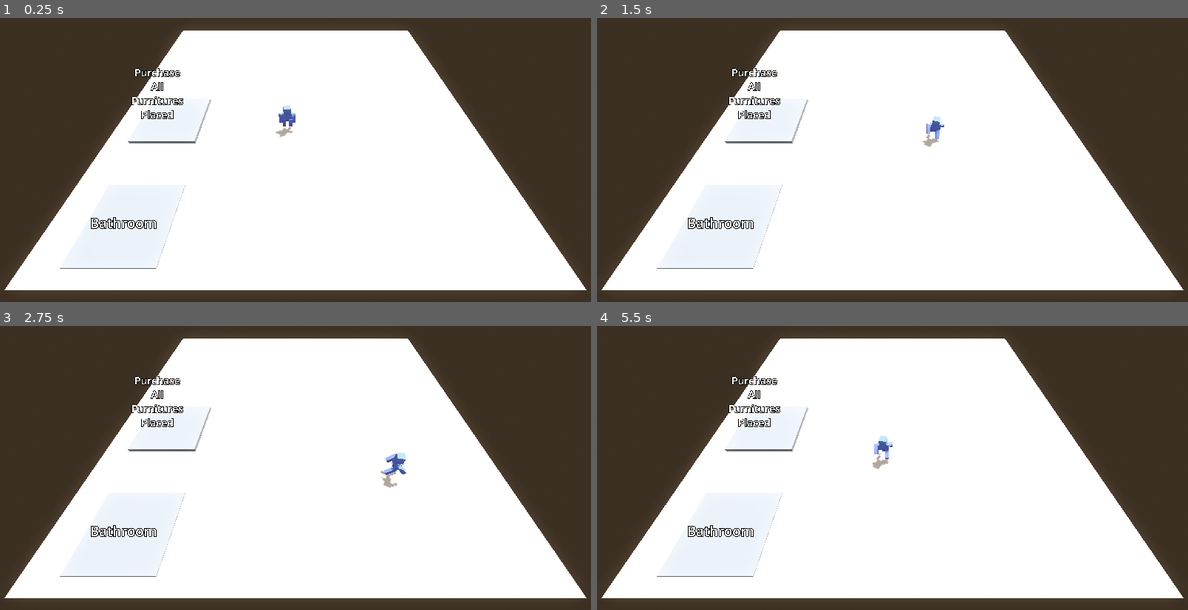
Above: before the commit, frames 1-4 (two rows, left to right).
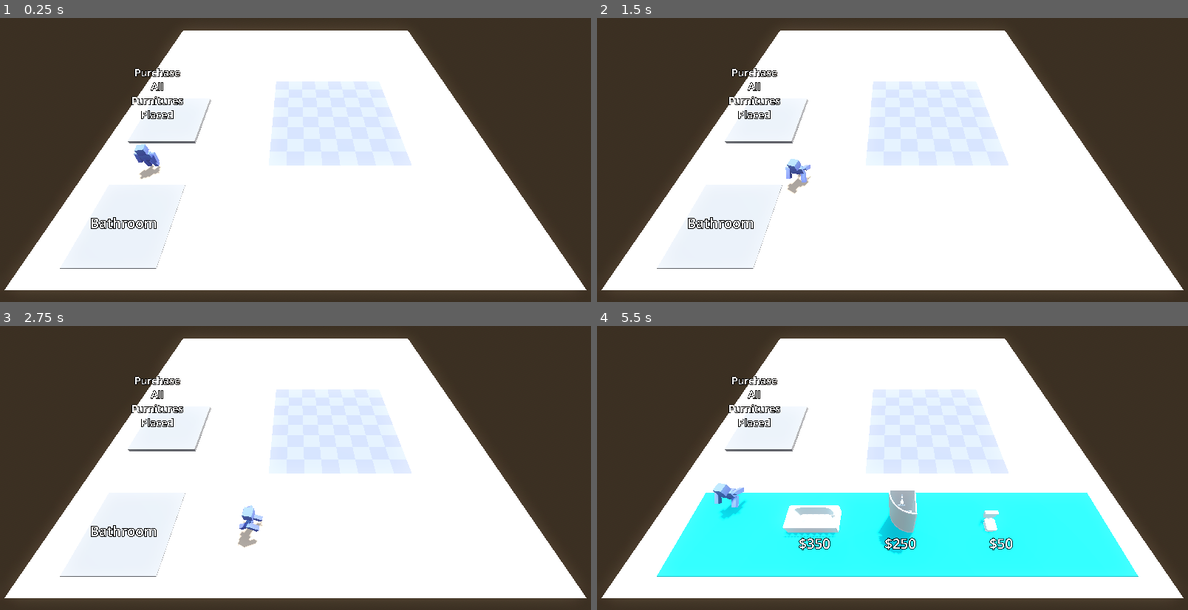
Above: after the commit, the same moments.

Repository: CamComDuck/HotelPrototype
Game: Godot game, scene res://room_builder/room_builder.tscn
The game is run twice, just before and just after one commit, with the same random seed, the same clock (stepped at 60 frames per second) and the same inputs. Sound files missing from this copy of the repository are replaced by a short silence.
Inputs:
- Up to frame 1 (0.25 s): no input
- Up to frame 2 (1.5 s): hold D (move_right) 0.53-1.28 s; tap E (interact_primary) at 0.6 s; hold S (move_back) from 1.28 s (still down); tap R (interact_secondary) at 1.35 s
- Up to frame 3 (2.75 s): release S (move_back) at 2.03 s; hold D (move_right) from 2.03 s (still down); tap E (interact_primary) at 2.1 s
- Up to frame 4 (5.5 s): release D (move_right) at 2.78 s; hold W (move_forward) 2.78-3.53 s; tap R (interact_secondary) at 2.85, 4.35 s; hold A (move_left) 3.53-5.03 s; tap E (interact_primary) at 3.6, 5.1 s; hold S (move_back) from 5.03 s (still down)

The runs differ from the first frame. In frame 1, 5.2% of the frame differs, in the area x 22-70%, y 22-57%; in frame 2, 5.1%; in frame 3, 5.4%; in frame 4, 26%, in the area x 10-92%, y 22-89%.

Commit message:
Add tiles that highlight when player walks on it while holding a furniture

Diff:
--- a/project/character/character.gd
+++ b/project/character/character.gd
@@ -8,6 +8,7 @@
 
 var interacting_furniture : Furniture
 var carrying_furniture : Furniture
+var current_tile : Tile
 var last_direction : Vector3
 var allow_movement := true
 
@@ -21,11 +22,22 @@
 	if allow_movement:
 		handle_movement(delta)
 
+	print(current_tile)
+
 	if shape_cast.is_colliding():
 		if shape_cast.get_collider(0) is Furniture:
 			interacting_furniture = shape_cast.get_collider(0)
+		elif shape_cast.get_collider(0) is Tile and carrying_furniture != null:
+			if not shape_cast.get_collider(0).has_furniture:
+				if current_tile != shape_cast.get_collider(0) and current_tile != null:
+					current_tile.toggle_indicator(false)
+				current_tile = shape_cast.get_collider(0)
+				current_tile.toggle_indicator(true)
 	else:
 		interacting_furniture = null
+		if current_tile != null:
+			current_tile.toggle_indicator(false)
+			current_tile = null
 
 	if Input.is_action_just_pressed("interact_primary"):
 		if interacting_furniture != null and carrying_furniture == null:
--- a/project/character/character.tscn
+++ b/project/character/character.tscn
@@ -11,7 +11,7 @@
 
 [sub_resource type="CapsuleShape3D" id="CapsuleShape3D_2pw6n"]
 radius = 1.5
-height = 5.0
+height = 8.0
 
 [node name="Character" type="CharacterBody3D"]
 script = ExtResource("1_koq2w")
@@ -35,14 +35,16 @@
 shape = SubResource("CapsuleShape3D_2pw6n")
 target_position = Vector3(0, 0, 0)
 max_results = 1
+collision_mask = 2
+collide_with_areas = true
 debug_shape_custom_color = Color(0.929412, 0.988235, 0, 1)
 
 [node name="PickUpSound" type="AudioStreamPlayer3D" parent="."]
 stream = ExtResource("3_x764o")
-volume_db = 10.0
+volume_db = 20.0
 max_db = 6.0
 
 [node name="PlaceSound" type="AudioStreamPlayer3D" parent="."]
 stream = ExtResource("4_npycy")
-volume_db = 5.0
+volume_db = 20.0
 max_db = 5.0
--- a/project/furniture/furniture.tscn
+++ b/project/furniture/furniture.tscn
@@ -5,6 +5,8 @@
 [sub_resource type="BoxShape3D" id="BoxShape3D_ogslf"]
 
 [node name="Furniture" type="StaticBody3D"]
+collision_layer = 3
+collision_mask = 3
 script = ExtResource("1_2iu03")
 
 [node name="PriceLabel" type="Label3D" parent="."]
--- a/project/room_builder/room_builder.gd
+++ b/project/room_builder/room_builder.gd
@@ -72,6 +72,7 @@
 				print("Money Left: $" + str(money))
 				print()
 			print("Now going to Hotel scene [Prototype Ends Here]")
+			$PurchaseSound.play()
 
 		else:
 			print("No furniture items to buy")
@@ -80,3 +81,7 @@
 
 func _on_character_deleting_furniture(furniture_deleted: Furniture) -> void:
 	placed_furnitures.erase(furniture_deleted)
+
+
+func _on_background_music_finished() -> void:
+	$BackgroundMusic.play()
--- a/project/room_builder/room_builder.tscn
+++ b/project/room_builder/room_builder.tscn
@@ -8,6 +8,8 @@
 [ext_resource type="Resource" uid="uid://cieulahri8b0c" path="res://furniture/types/shower.tres" id="5_vgsup"]
 [ext_resource type="Resource" uid="uid://osi403f6j0oo" path="res://furniture/types/bathtub.tres" id="7_p7hpa"]
 [ext_resource type="AudioStream" uid="uid://dpn41ia4c0xjh" path="res://music/Casual - Store (Loop_01).wav" id="8_edarg"]
+[ext_resource type="AudioStream" uid="uid://c2dix1qes0vmp" path="res://sounds/purchase/coins.wav" id="8_o6cl5"]
+[ext_resource type="PackedScene" uid="uid://dpvgdt2vvt7el" path="res://room_builder/tile.tscn" id="10_l3nbf"]
 
 [sub_resource type="ProceduralSkyMaterial" id="ProceduralSkyMaterial_2odo8"]
 sky_horizon_color = Color(0.64625, 0.65575, 0.67075, 1)
@@ -56,7 +58,7 @@
 shape = SubResource("BoxShape3D_bqaj3")
 
 [node name="Character" parent="." instance=ExtResource("2_momfj")]
-transform = Transform3D(1, 0, 0, 0, 1, 0, 0, 0, 1, 0, 1.79735, 0)
+transform = Transform3D(1, 0, 0, 0, 1, 0, 0, 0, 1, -36.4521, 1.79735, 15.2325)
 
 [node name="Camera3D" type="Camera3D" parent="."]
 transform = Transform3D(1, 0, 0, 0, 0.592013, 0.805928, 0, -0.805928, 0.592013, 2.5, 50, 49.895)
@@ -129,13 +131,67 @@
 font_size = 600
 outline_size = 127
 
+[node name="PurchaseSound" type="AudioStreamPlayer" parent="."]
+stream = ExtResource("8_o6cl5")
+
 [node name="BackgroundMusic" type="AudioStreamPlayer" parent="."]
 stream = ExtResource("8_edarg")
-volume_db = -2.5
+volume_db = -20.0
 autoplay = true
+
+[node name="Tiles" type="Node3D" parent="."]
+
+[node name="Tile1" parent="Tiles" instance=ExtResource("10_l3nbf")]
+transform = Transform3D(1, 0, 0, 0, 1, 0, 0, 0, 1, 0, 0.67452, 0)
+
+[node name="Tile2" parent="Tiles" instance=ExtResource("10_l3nbf")]
+transform = Transform3D(1, 0, 0, 0, 1, 0, 0, 0, 1, 0, 0.675, 10)
+
+[node name="Tile3" parent="Tiles" instance=ExtResource("10_l3nbf")]
+transform = Transform3D(1, 0, 0, 0, 1, 0, 0, 0, 1, 10, 0.67452, 0)
+
+[node name="Tile4" parent="Tiles" instance=ExtResource("10_l3nbf")]
+transform = Transform3D(1, 0, 0, 0, 1, 0, 0, 0, 1, 10, 0.675, 10)
+
+[node name="Tile5" parent="Tiles" instance=ExtResource("10_l3nbf")]
+transform = Transform3D(1, 0, 0, 0, 1, 0, 0, 0, 1, 20, 0.67452, 0)
+
+[node name="Tile6" parent="Tiles" instance=ExtResource("10_l3nbf")]
+transform = Transform3D(1, 0, 0, 0, 1, 0, 0, 0, 1, 20, 0.675, 10)
+
+[node name="Tile7" parent="Tiles" instance=ExtResource("10_l3nbf")]
+transform = Transform3D(1, 0, 0, 0, 1, 0, 0, 0, 1, 30, 0.67452, 0)
+
+[node name="Tile8" parent="Tiles" instance=ExtResource("10_l3nbf")]
+transform = Transform3D(1, 0, 0, 0, 1, 0, 0, 0, 1, 30, 0.675, 10)
+
+[node name="Tile9" parent="Tiles" instance=ExtResource("10_l3nbf")]
+transform = Transform3D(1, 0, 0, 0, 1, 0, 0, 0, 1, 0, 0.67452, -20)
+
+[node name="Tile10" parent="Tiles" instance=ExtResource("10_l3nbf")]
+transform = Transform3D(1, 0, 0, 0, 1, 0, 0, 0, 1, 0, 0.675, -10)
+
+[node name="Tile11" parent="Tiles" instance=ExtResource("10_l3nbf")]
+transform = Transform3D(1, 0, 0, 0, 1, 0, 0, 0, 1, 10, 0.67452, -20)
+
+[node name="Tile12" parent="Tiles" instance=ExtResource("10_l3nbf")]
+transform = Transform3D(1, 0, 0, 0, 1, 0, 0, 0, 1, 10, 0.675, -10)
+
+[node name="Tile13" parent="Tiles" instance=ExtResource("10_l3nbf")]
+transform = Transform3D(1, 0, 0, 0, 1, 0, 0, 0, 1, 20, 0.67452, -20)
+
+[node name="Tile14" parent="Tiles" instance=ExtResource("10_l3nbf")]
+transform = Transform3D(1, 0, 0, 0, 1, 0, 0, 0, 1, 20, 0.675, -10)
+
+[node name="Tile15" parent="Tiles" instance=ExtResource("10_l3nbf")]
+transform = Transform3D(1, 0, 0, 0, 1, 0, 0, 0, 1, 30, 0.67452, -20)
+
+[node name="Tile16" parent="Tiles" instance=ExtResource("10_l3nbf")]
+transform = Transform3D(1, 0, 0, 0, 1, 0, 0, 0, 1, 30, 0.675, -10)
 
 [connection signal="deleting_furniture" from="Character" to="." method="_on_character_deleting_furniture"]
 [connection signal="furniture_placed" from="Character" to="." method="_on_character_furniture_placed"]
 [connection signal="body_entered" from="PurchaseBathroom" to="." method="_on_purchase_square_body_entered"]
 [connection signal="body_exited" from="BathroomFurnitures" to="." method="_on_purchase_bathroom_body_exited"]
 [connection signal="body_entered" from="PurchaseFurnitures" to="." method="_on_purchase_furnitures_body_entered"]
+[connection signal="finished" from="BackgroundMusic" to="." method="_on_background_music_finished"]
--- /dev/null
+++ b/project/room_builder/tile.gd
@@ -0,0 +1,14 @@
+class_name Tile
+extends Area3D
+
+var has_furniture := false
+
+@onready var indicator: Node3D = %indicator
+@onready var furniture_marker: Marker3D = $FurnitureMarker
+
+func _ready() -> void:
+	indicator.hide()
+
+
+func toggle_indicator(is_visible_now : bool) -> void:
+	indicator.visible = is_visible_now
--- /dev/null
+++ b/project/room_builder/tile.tscn
@@ -0,0 +1,27 @@
+[gd_scene load_steps=5 format=3 uid="uid://dpvgdt2vvt7el"]
+
+[ext_resource type="Script" path="res://room_builder/tile.gd" id="1_iff7b"]
+[ext_resource type="PackedScene" uid="uid://dhk85gci5u1ep" path="res://Prototype Kit/floor-square.fbx" id="2_wqw0k"]
+[ext_resource type="PackedScene" uid="uid://b00wrwjmofsvx" path="res://Prototype Kit/indicator-square-b.fbx" id="3_msmx1"]
+
+[sub_resource type="BoxShape3D" id="BoxShape3D_wugo0"]
+size = Vector3(10, 1, 10)
+
+[node name="Tile" type="Area3D"]
+collision_layer = 2
+collision_mask = 2
+script = ExtResource("1_iff7b")
+
+[node name="floor-square" parent="." instance=ExtResource("2_wqw0k")]
+transform = Transform3D(10, 0, 0, 0, 1, 0, 0, 0, 10, 0, 0, 0)
+
+[node name="indicator" parent="." instance=ExtResource("3_msmx1")]
+unique_name_in_owner = true
+transform = Transform3D(10, 0, 0, 0, 5, 0, 0, 0, 10, 0, 0.1, 0)
+
+[node name="CollisionShape3D" type="CollisionShape3D" parent="."]
+shape = SubResource("BoxShape3D_wugo0")
+
+[node name="FurnitureMarker" type="Marker3D" parent="."]
+transform = Transform3D(1, 0, 0, 0, 1, 0, 0, 0, 1, 0, 0.195218, 0)
+gizmo_extents = 5.0
Not shown: 1 places in project/room_builder/room_builder.tscn that only renumber resources
Not shown, added: project/sounds/purchase/cas205.tmp
